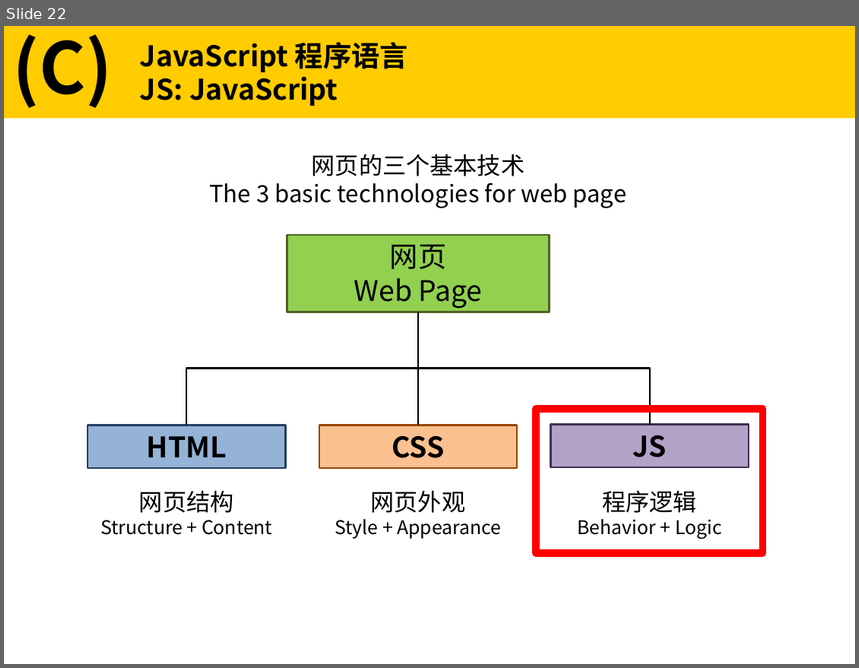
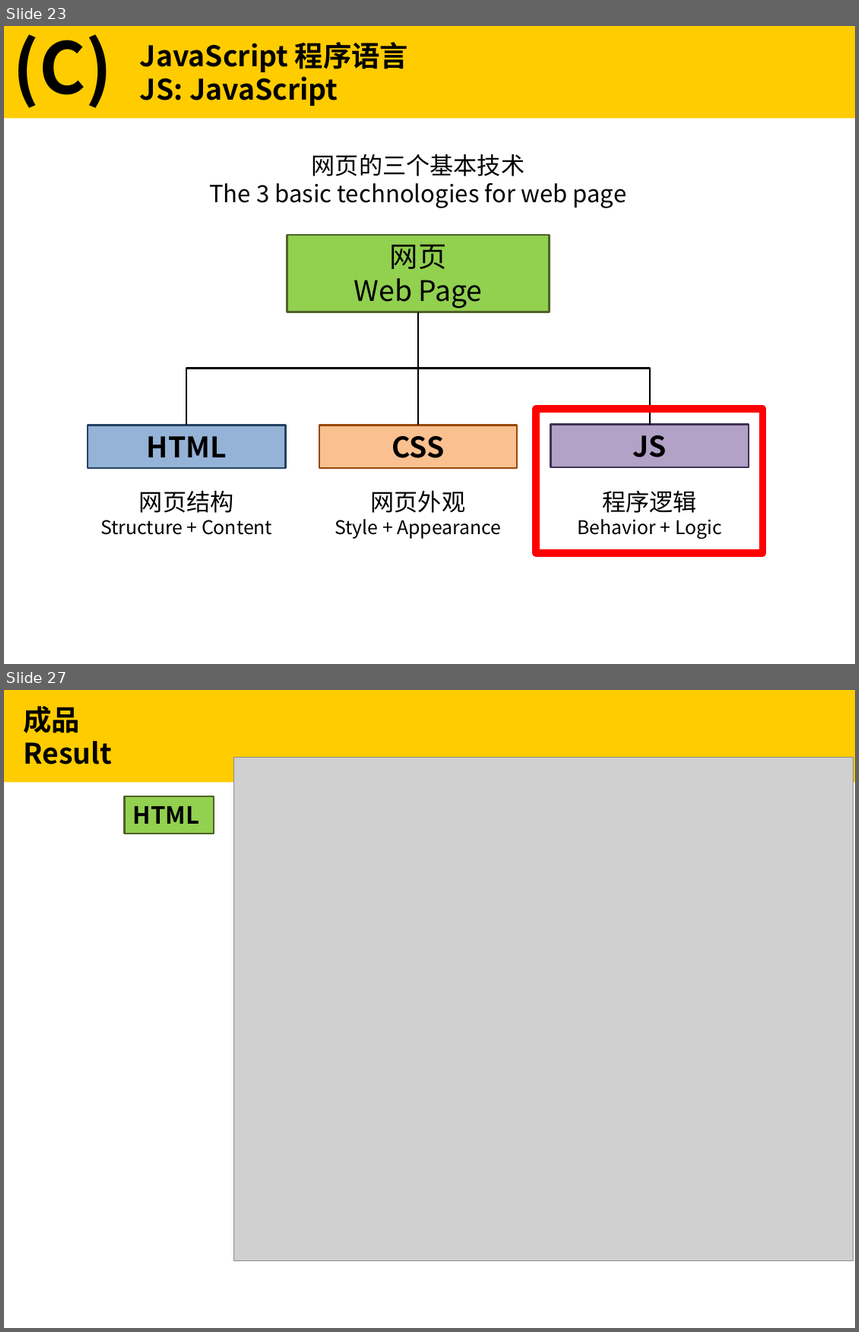
Before and after one commit to liawcv/liawcv.github.io, a slide deck: slide.pptx. Shown one above the other, each under a label of ours: slide 22 before the commit, slides 23 and 27 after it; the slides between them are not shown. The pictures are 859x668 and 859x1332 pixels, drawn with LibreOffice and Linux fonts; fonts in the diff are those of the drawing; grey boxes stand for pictures. Boxes give left, top, right and bottom in pixels: in the first picture for what was removed or moved away, otherwise in the second. Text is boxed around its words. In the diff, an @@ line names an element or a change of style, - is before the commit and + after.

```diff
--- a/slide.pptx
+++ b/slide.pptx
@@ slide 27 added at (4,690,855,1328), background #FFFFFF @@
@@ text added at (23,706,111,764), 24 pt, text #000000, bold @@
+成品
+Result
@@ picture added at (234,757,854,1262) @@
@@ rectangle added at (125,796,215,834), fill #92D050, outline #4F6228 1.5 pt, 20 pt, text #000000, bold @@
+HTML
@@ what was slide 22 is now slide 23 @@
```
Also in this commit, not shown: 12 slides changed, 3 other slides added, 1 other file.
